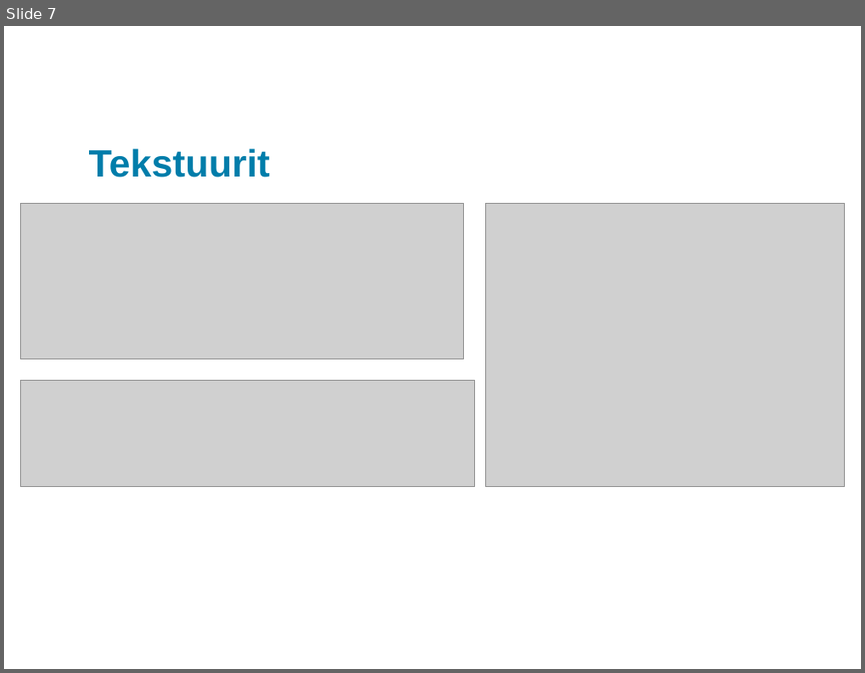
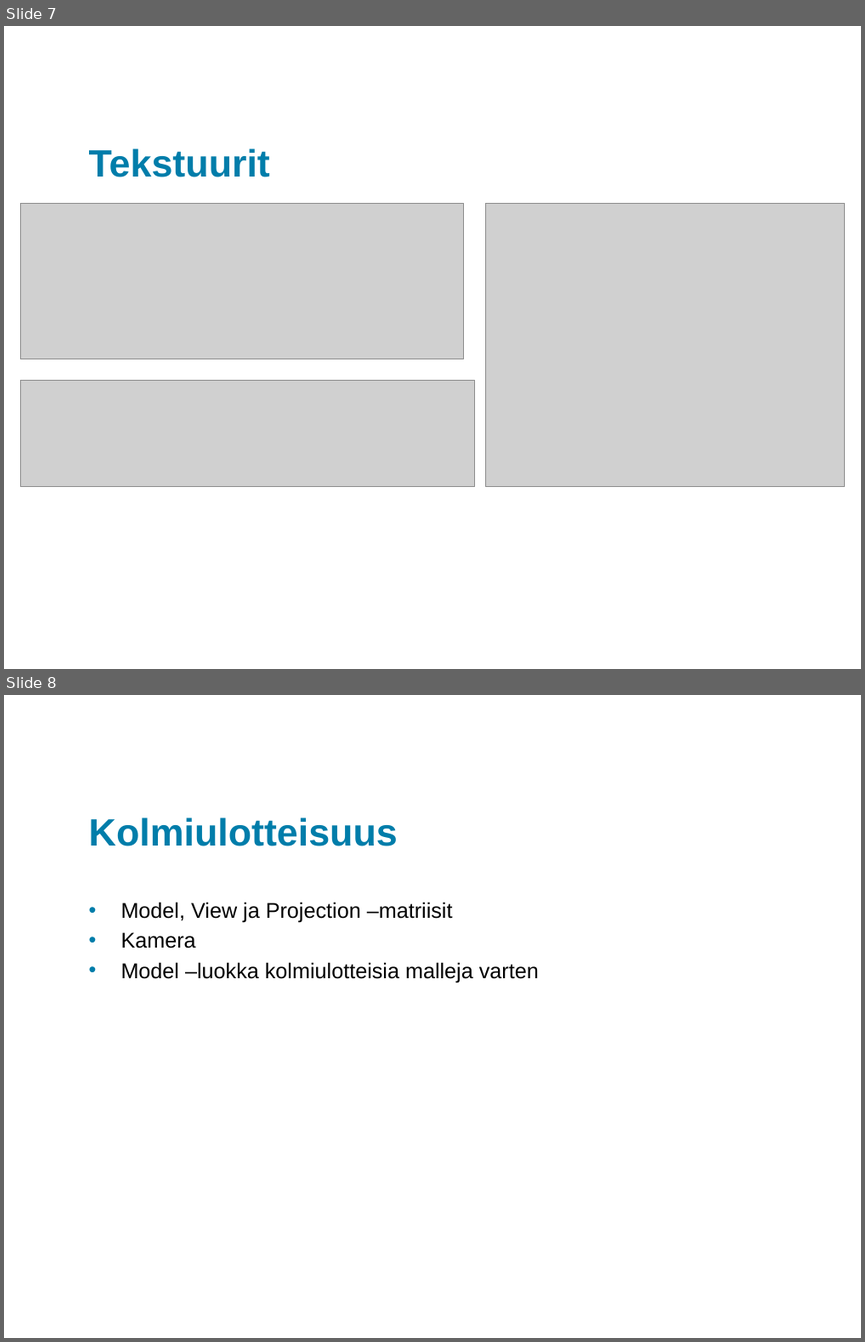
Before and after one commit to king784/GLJRPG, a slide deck: Presentation/GLJRPGViimeinenSeminaariXAMK.pptx. Shown one above the other, each under a label of ours: slide 7 before the commit, slides 7 and 8 after it. The pictures are 865x673 and 865x1342 pixels, drawn with LibreOffice and Linux fonts; fonts in the diff are those of the drawing; grey boxes stand for pictures; background and template pictures are left out. Boxes give left, top, right and bottom in pixels: in the first picture for what was removed or moved away, otherwise in the second. Text is boxed around its words. In the diff, an @@ line names an element or a change of style, - is before the commit and + after.

```diff
--- a/Presentation/GLJRPGViimeinenSeminaariXAMK.pptx
+++ b/Presentation/GLJRPGViimeinenSeminaariXAMK.pptx
@@ slide 8 added at (4, 695, 861, 1338), background #FFFFFF @@
@@ title added at (89, 817, 398, 846), 32 pt, text #007DAA, bold @@
+Kolmiulotteisuus
@@ text added at (121, 902, 539, 982), 18 pt, text #000000 @@
+• Model, View ja Projection –matriisit
+• Kamera
+• Model –luokka kolmiulotteisia malleja varten
```
Also in this commit, not shown: 2 slides changed.
